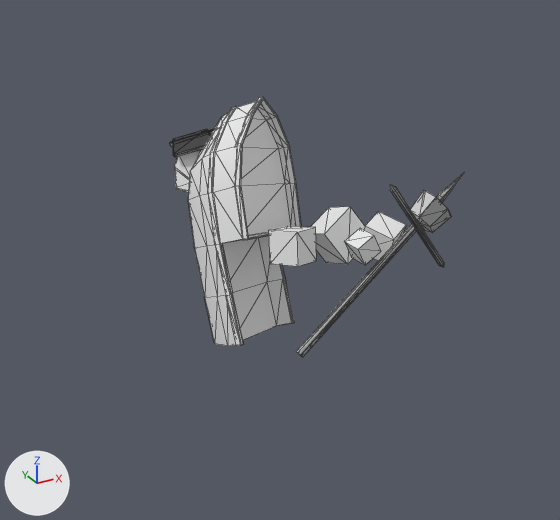
An edit to the OBJ model Project_ThirdPerson/mge_v18_student_version/assets/ThirdPerson/models/Obstacle_5.obj, drawn before and after from the same camera.
Before and after are seen from a camera (50 mm lens) standing at (-0.516, -1.126, 0.464) and looking at (0.107, 0.008, -0.103). The axes (+X, +Y, +Z) are drawn at lower left. The lights are the same throughout. Mesh edges are drawn as thin lines. Where no turn or scale is listed for an object, it has been applied to the vertices.

Objects in the first picture: 'Obstacle_5'.
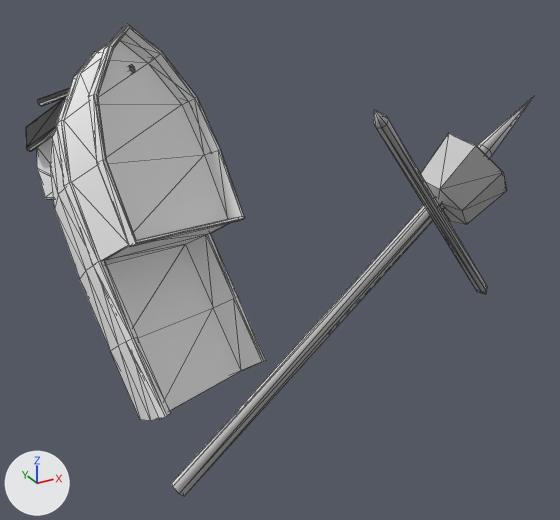
What changed in the scene script:
```text
Change me_obstacle_5:
    where me_obstacle_5.from_pydata(...)  # 335 vertices, 585 faces; spans x -0.05..0.331, y -0.239..0.164, z -0.234..0.191
    used by ob_obstacle_5; location = (0.0, 0.0, 0.0)
    me_obstacle_5 part 1: the loose piece of 30 vertices spanning x 0.23..0.297, y -0.239..-0.177, z -0.003..0.067 is scaled about its middle by 2.1, then moved by (0.041, -0.02, 0.053)
    me_obstacle_5 part 2: the loose piece of 18 vertices spanning x 0.162..0.315, y -0.237..-0.193, z -0.082..0.102 is scaled about its middle by 2.1, then moved by (0.013, -0.028, 0.029)
    me_obstacle_5 part 3: the loose piece of 165 vertices spanning x -0.05..0.16, y -0.13..0.122, z -0.234..0.191 is multiplied about its middle by the matrix ((1.566, -0.015, -0.275), (0.057, 1.571, 0.239), (0.27, -0.245, 1.548)), then moved by (-0.127, 0.102, -0.008)
    me_obstacle_5 part 4: the loose piece of 19 vertices spanning x -0.034..0.054, y 0.057..0.164, z 0.091..0.146 is scaled about its middle by 1.59, then moved by (-0.154, 0.169, 0.07)
    me_obstacle_5 part 5: the loose piece of 13 vertices spanning x 0.021..0.331, y -0.213..-0.199, z -0.172..0.089 is scaled about its middle by 2.1, then moved by (-0.056, -0.018, -0.028)
    me_obstacle_5 part 6: the loose piece of 24 vertices spanning x -0.04..0.019, y 0.068..0.163, z 0.078..0.128 is multiplied about its middle by the matrix ((1.566, -0.015, -0.275), (0.057, 1.571, 0.239), (0.27, -0.245, 1.548)), then moved by (-0.2, 0.196, 0.014)
    me_obstacle_5 part 7: the loose piece of 34 vertices spanning x -0.037..0.02, y 0.098..0.15, z 0.015..0.105 is multiplied about its middle by the matrix ((1.566, -0.015, -0.275), (0.057, 1.571, 0.239), (0.27, -0.245, 1.548)), then moved by (-0.188, 0.191, -0.011)
    me_obstacle_5 part 8: the loose piece of 8 vertices spanning x 0.116..0.166, y -0.219..-0.18, z -0.031..0.017 is deleted
    me_obstacle_5 part 9: the loose piece of 8 vertices spanning x 0.112..0.207, y -0.148..-0.054, z -0.081..0.029 is deleted
    me_obstacle_5 part 10: the loose piece of 8 vertices spanning x 0.181..0.256, y -0.188..-0.101, z -0.064..0.011 is deleted
    me_obstacle_5 part 11: the loose piece of 8 vertices spanning x 0.008..0.084, y -0.185..-0.104, z -0.041..0.028 is deleted
```

Location of each change, [x1, y1, x2, y2] in pixels of the pictures (560 x 520 px; the box of a moved part takes in the faces that stretch with it):
'Obstacle_5', reshaped (73% wider, 81% taller): before [170, 97, 463, 357]; after [26, 24, 534, 496]
part 1 of me_obstacle_5, moved or reshaped: before [410, 191, 451, 233]; after [421, 133, 507, 225]
part 2 of me_obstacle_5, moved or reshaped: before [390, 185, 444, 267]; after [374, 110, 487, 294]
part 3 of me_obstacle_5, moved or reshaped: before [188, 97, 301, 346]; after [50, 24, 266, 420]
part 4 of me_obstacle_5, moved or reshaped: before [170, 128, 215, 147]; after [38, 65, 135, 106]
part 5 of me_obstacle_5, moved or reshaped: before [296, 174, 463, 357]; after [172, 96, 534, 496]
part 6 of me_obstacle_5, moved or reshaped: before [173, 129, 211, 157]; after [26, 99, 65, 151]
part 7 of me_obstacle_5, moved or reshaped: before [174, 150, 201, 192]; after [37, 137, 54, 199]
part 8 of me_obstacle_5, deleted: before [344, 228, 381, 265]
part 9 of me_obstacle_5, deleted: before [311, 207, 365, 264]
part 10 of me_obstacle_5, deleted: before [364, 211, 406, 261]
part 11 of me_obstacle_5, deleted: before [269, 226, 317, 266]
